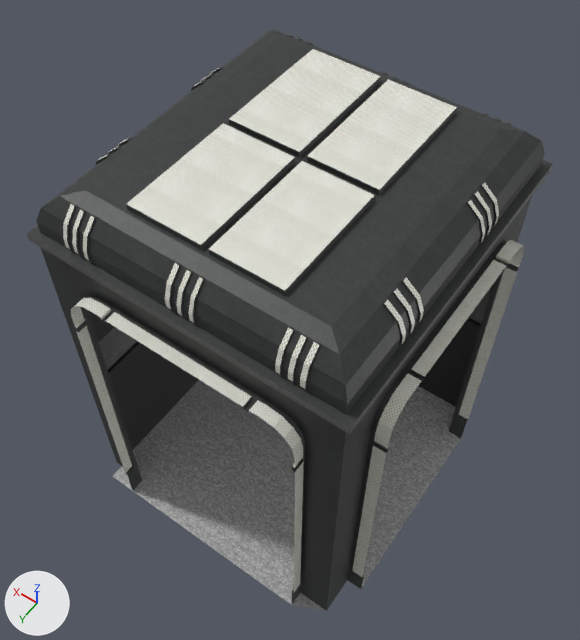
One commit to the FBX model ST3E2-Unity/Assets/Models/Interiors/Corridors/Corner.fbx: the scene before it, then after it.
Rendered twice from a camera (50 mm lens) standing at (-6.27, 9.12, 19.37) and looking at (0.2, 0.06, 5.13). The lights are fixed; the arrows at lower left show +X, +Y and +Z.

The older version as bpy lines, for what is in view:
```python
me_cube_006 = bpy.data.meshes.new('Cube.006')
me_cube_006.from_pydata(...)  # 33 vertices, 17 faces; spans x -3.09..3.51, y -3.51..3.59, z 0.0..8.73
me_cube_006.materials.append(mat_material_019)  # picture img_wallpanelbrown_png
me_cube_018 = bpy.data.meshes.new('Cube.018')
me_cube_018.from_pydata(...)  # 796 vertices, 492 faces; spans x -3.65..3.51, y -3.68..3.79, z 0.0..9.96
me_cube_018.materials.append(mat_material_004)  # picture img_darkmetal_png
me_cube_031 = bpy.data.meshes.new('Cube.031')
me_cube_031.from_pydata(...)  # 26 vertices, 14 faces; spans x -3.42..3.51, y -3.68..3.59, z 3.83..8.89
me_cube_031.materials.append(mat_material_014)  # picture img_wallpaneltan_png
ob_cube_006 = bpy.data.objects.new('Cube.006', me_cube_006)
ob_cube_006.location = (-0.02, 0.02, 0.0)
ob_cube_018 = bpy.data.objects.new('Cube.018', me_cube_018)
ob_cube_018.location = (-0.02, 0.02, 0.0)
ob_cube_031 = bpy.data.objects.new('Cube.031', me_cube_031)
ob_cube_031.location = (-0.02, 0.02, 0.0)
# also in view: 'Cube.024' at (-0.09, 0.16, 0.0); 'Cube.013' at (-0.16, 0.14, 5.44)
```
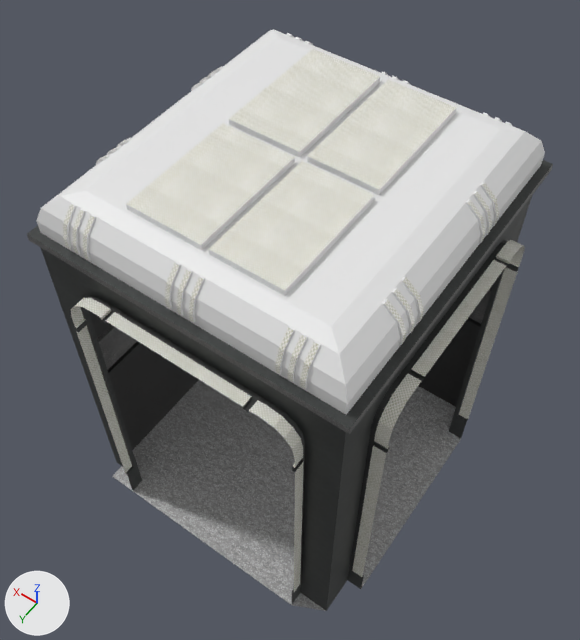
Location of each change, (x1, y1, x2, y2) in pixels of the pictures (580 x 640 px):
part 1 of me_cube_018, recoloured (grey to white): (36, 29, 545, 415) in both

The change in detail:
Material 'Material.028' (mat_material_028) is new.
Its base color is (0.8, 0.8, 0.8) (white #e7e7e7).
me_cube_018 has 796 vertices, 492 faces and spans x -3.65..3.51, y -3.68..3.79, z 0.0..9.96.
me_cube_018 is used by ob_cube_018; location (-0.02, 0.02, 0.0).
me_cube_018 part 1: all 379 faces centred in x -3.26..3.35, y -3.54..3.44, z 8.98..9.9 switch from mat_material_004 (picture img_darkmetal_png) to mat_material_028 (white #e7e7e7).
